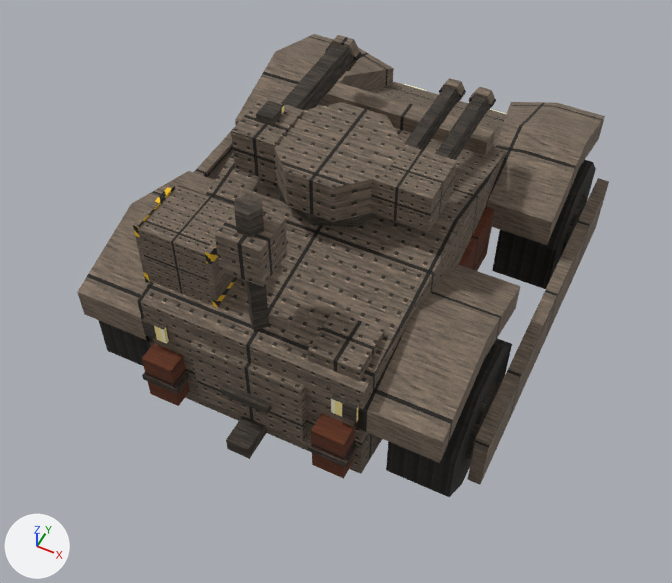
What one commit did to the glTF model art/models/prairie_dog.glb.
Rendered twice from a camera (50 mm lens) standing at (36.5, -81.4, 102.3) and looking at (0.8, -10.1, 13.1). Every picture has the same lights, and +X, +Y and +Z are marked at lower left. The older version comes first. Where no turn or scale is listed for an object, it has been applied to the vertices. Vertices at exactly the same position are counted once.

The first picture shows 'arch', 'arch.001', 'arch.002', 'arch.003', 'body', 'rack', 'rear_hatch', 'receiver.001', 'skirt.001', 'turret', 'wheel.001', 'wheel.003' and 30 more.
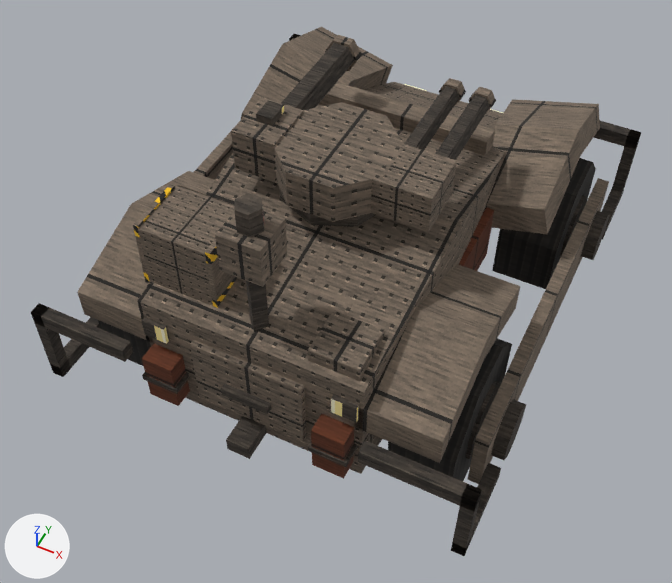
The change, as a diff of the scene's bpy script:
```diff
--- a/art/models/prairie_dog.glb.py
+++ b/art/models/prairie_dog.glb.py
@@ me_arch @@
-me_arch.from_pydata(...)  # 18 vertices, 32 faces; spans x -23.0..-9.4, y 6.0..30.0, z 14.9..25.0
+me_arch.from_pydata(...)  # 12 vertices, 20 faces; spans x -22.8..-9.6, y 6.0..30.0, z 15.6..26.7
+# me_arch part 1: the whole mesh is rebuilt
 me_arch.materials.append(mat_steel_plate)
@@ me_arch_001 @@
-me_arch_001.from_pydata(...)  # 18 vertices, 32 faces; spans x 9.4..23.0, y 6.0..30.0, z 14.9..25.0
+me_arch_001.from_pydata(...)  # 12 vertices, 20 faces; spans x 9.6..22.8, y 6.0..30.0, z 15.6..26.7
+# me_arch_001 part 2: the whole mesh is rebuilt
 me_arch_001.materials.append(mat_steel_plate)
@@ ob_bar_011 @@
+ob_bar_011 = bpy.data.objects.new('bar.011', me_bar_011)  # a box spanning x 15.0..28.2, y -33.2..-31.6, z 16.0..18.0; in mat_steel_dark (picture img_dark)
+ob_bar_011.location = (0.0, 0.0, 0.0)
@@ ob_bar_010 @@
+ob_bar_010 = bpy.data.objects.new('bar.010', me_bar_010)  # a box spanning x 26.6..28.2, y -33.2..-31.6, z 6.0..18.0; in mat_steel_dark (picture img_dark)
+ob_bar_010.location = (0.0, 0.0, 0.0)
@@ ob_bar_009 @@
+ob_bar_009 = bpy.data.objects.new('bar.009', me_bar_009)  # a box spanning x 26.6..28.2, y -33.2..-22.0, z 6.0..8.0; in mat_steel_dark (picture img_dark)
+ob_bar_009.location = (0.0, 0.0, 0.0)
@@ ob_bar_008 @@
+ob_bar_008 = bpy.data.objects.new('bar.008', me_bar_008)  # a box spanning x 15.0..28.2, y 31.2..32.8, z 16.0..18.0; in mat_steel_dark (picture img_dark)
+ob_bar_008.location = (0.0, 0.0, 0.0)
@@ ob_bar_007 @@
+ob_bar_007 = bpy.data.objects.new('bar.007', me_bar_007)  # a box spanning x 26.6..28.2, y 31.2..32.8, z 6.0..18.0; in mat_steel_dark (picture img_dark)
+ob_bar_007.location = (0.0, 0.0, 0.0)
@@ ob_bar_006 @@
+ob_bar_006 = bpy.data.objects.new('bar.006', me_bar_006)  # a box spanning x 26.6..28.2, y 22.0..32.8, z 6.0..8.0; in mat_steel_dark (picture img_dark)
+ob_bar_006.location = (0.0, 0.0, 0.0)
@@ ob_skirt_boss_003 @@
+ob_skirt_boss_003 = bpy.data.objects.new('skirt_boss.003', me_skirt_boss_003)  # an 8-sided cylinder along x spanning x 26.6..28.2, y -21.33..-14.67, z 6.67..13.33; in mat_steel_dark (picture img_dark)
+ob_skirt_boss_003.location = (0.0, 0.0, 0.0)
@@ ob_skirt_boss_002 @@
+ob_skirt_boss_002 = bpy.data.objects.new('skirt_boss.002', me_skirt_boss_002)  # an 8-sided cylinder along x spanning x 26.6..28.2, y 14.67..21.33, z 6.67..13.33; in mat_steel_dark (picture img_dark)
+ob_skirt_boss_002.location = (0.0, 0.0, 0.0)
@@ ob_bar_005 @@
+ob_bar_005 = bpy.data.objects.new('bar.005', me_bar_005)  # a box spanning x -28.2..-15.0, y -33.2..-31.6, z 16.0..18.0; in mat_steel_dark (picture img_dark)
+ob_bar_005.location = (0.0, 0.0, 0.0)
@@ ob_bar_004 @@
+ob_bar_004 = bpy.data.objects.new('bar.004', me_bar_004)  # a box spanning x -28.2..-26.6, y -33.2..-31.6, z 6.0..18.0; in mat_steel_dark (picture img_dark)
+ob_bar_004.location = (0.0, 0.0, 0.0)
@@ ob_bar_003 @@
+ob_bar_003 = bpy.data.objects.new('bar.003', me_bar_003)  # a box spanning x -28.2..-26.6, y -33.2..-22.0, z 6.0..8.0; in mat_steel_dark (picture img_dark)
+ob_bar_003.location = (0.0, 0.0, 0.0)
```

Pixel boxes [x1, y1, x2, y2] of what changed, in the pictures (672 x 583 px):
'arch.001', reshaped
    before: [486, 102, 605, 245]
    after: [486, 99, 600, 234]
'arch', reshaped
    before: [235, 34, 394, 125]
    after: [241, 27, 393, 119]
'bar.011', added
    after: [358, 441, 481, 511]
'bar.005', added
    after: [32, 305, 133, 362]
'skirt_boss.003', added
    after: [491, 399, 526, 460]
'bar.004', added
    after: [31, 303, 71, 377]
'bar.010', added
    after: [451, 484, 482, 556]
'bar.009', added
    after: [451, 463, 501, 555]
'skirt_boss.002', added
    after: [581, 211, 609, 260]
'bar.007', added
    after: [612, 129, 641, 199]
'bar.008', added
    after: [593, 121, 639, 149]
'bar.003', added
    after: [51, 317, 101, 377]
'bar.006', added
    after: [602, 188, 624, 240]
